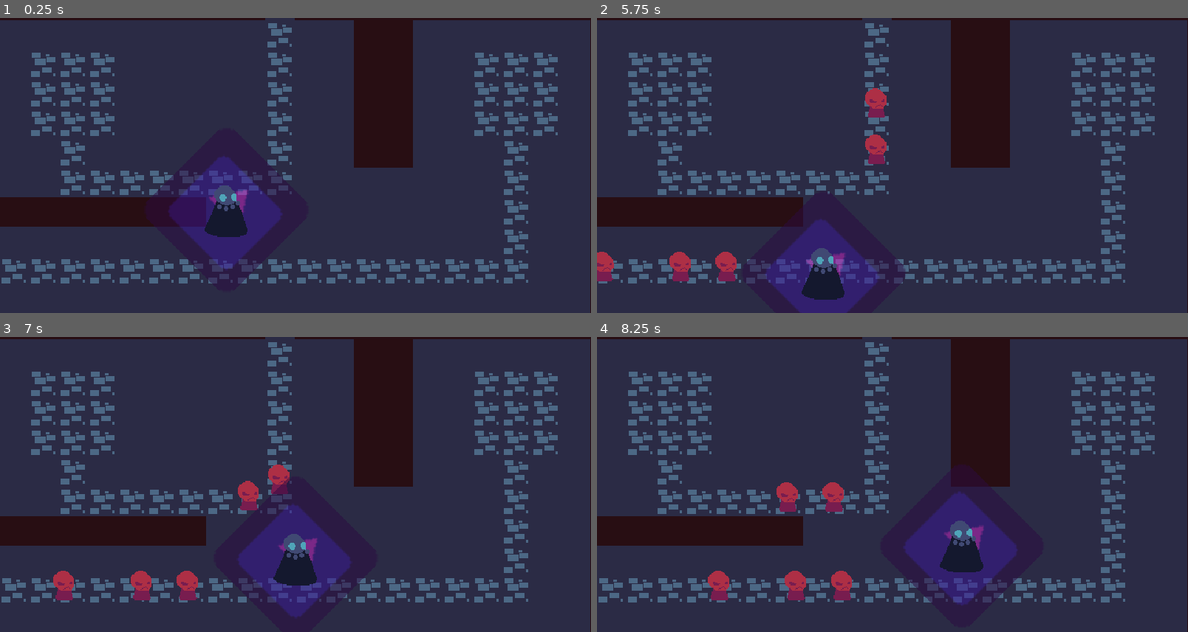
Above: before the commit, frames 1-4 (two rows, left to right).
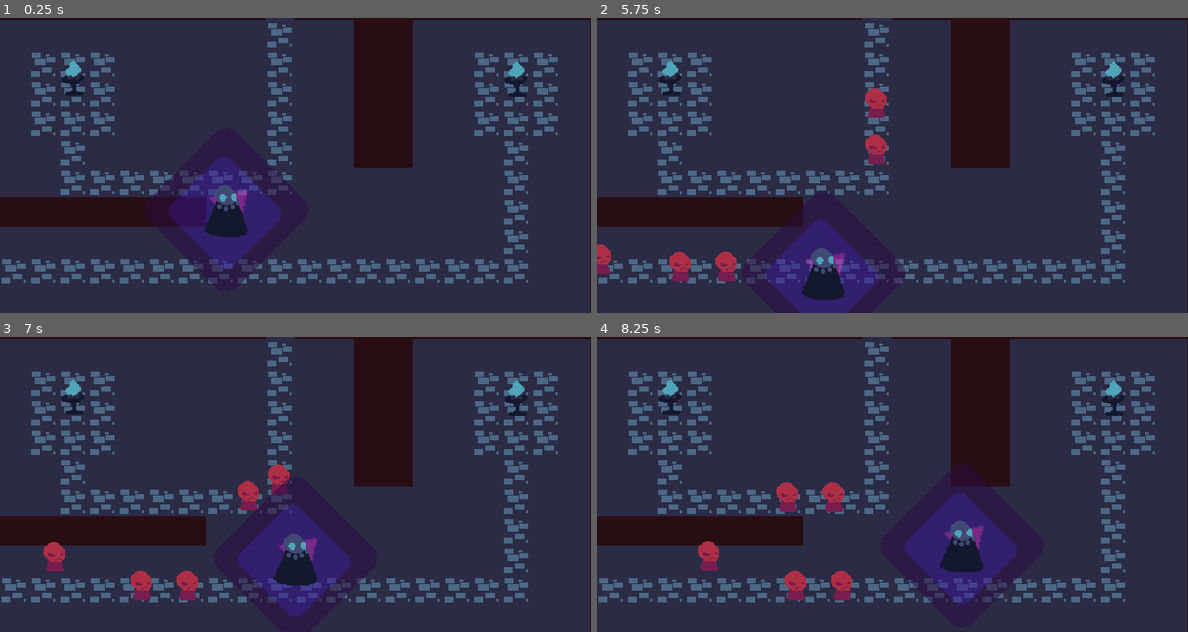
Above: after the commit, the same moments.

Repository: coderaurus/LD-50
Game: Godot game, scene res://scenes/Main.tscn
Same seed, same stepped clock (60 frames per second), same inputs: the game is played once before the commit and once after it. The engine's default icon, where the game draws it, is replaced by a stand-in: a white triangle on a blue panel in a dark square.
Inputs:
- Up to frame 1 (0.25 s): no input
- Up to frame 2 (5.75 s): tap Enter at 0.5 s; hold D (move_right) 0.53-1.28 s; hold S (move_down) 1.28-2.03 s; hold D (move_right) 2.03-2.78 s; hold W (move_up) 2.78-3.53 s; hold A (move_left) 3.53-5.03 s; hold S (move_down) from 5.03 s (still down)
- Up to frame 3 (7 s): release S (move_down) at 5.78 s; hold D (move_right) 5.78-6.53 s; hold W (move_up) from 6.53 s (still down)
- Up to frame 4 (8.25 s): release W (move_up) at 7.28 s; hold D (move_right) 7.28-8.03 s; hold S (move_down) from 8.03 s (still down)

The runs differ from the first frame. In frame 1, 0.2% of the frame differs, in the area x 10-89%, y 14-26%; in frame 2, 0.4%; in frame 3, 0.8%; in frame 4, 0.8%, in the area x 10-89%, y 14-90%.

Commit message:
Fix travelling distance of enemy (respawn). Add phylacteries back to map

Diff:
--- a/scenes/Main.tscn
+++ b/scenes/Main.tscn
@@ -1,7 +1,8 @@
-[gd_scene load_steps=8 format=2]
+[gd_scene load_steps=9 format=2]
 
 [ext_resource path="res://scenes/player/Player.tscn" type="PackedScene" id=1]
 [ext_resource path="res://fonts/baseFont.tres" type="DynamicFont" id=2]
+[ext_resource path="res://scenes/player/Phylactery.tscn" type="PackedScene" id=3]
 [ext_resource path="res://tiles/main_tiles.tres" type="TileSet" id=4]
 [ext_resource path="res://scripts/Map/Map.gd" type="Script" id=5]
 [ext_resource path="res://scenes/Main.gd" type="Script" id=6]
@@ -78,6 +79,12 @@
 
 [node name="Phylacteries" type="Node2D" parent="World"]
 
+[node name="Phylactery" parent="World/Phylacteries" instance=ExtResource( 3 )]
+position = Vector2( 81, 77 )
+
+[node name="Phylactery2" parent="World/Phylacteries" instance=ExtResource( 3 )]
+position = Vector2( 561, 78 )
+
 [node name="Corpses" type="Node2D" parent="World"]
 
 [node name="UI" type="CanvasLayer" parent="."]
--- a/scenes/player/Phylactery.tscn
+++ b/scenes/player/Phylactery.tscn
@@ -1,7 +1,6 @@
-[gd_scene load_steps=6 format=2]
+[gd_scene load_steps=5 format=2]
 
 [ext_resource path="res://scenes/Health.tscn" type="PackedScene" id=1]
-[ext_resource path="res://scenes/Health.gd" type="Script" id=2]
 [ext_resource path="res://gfx/phylactery.png" type="Texture" id=3]
 [ext_resource path="res://scripts/player/Phylactery.gd" type="Script" id=4]
 
@@ -21,10 +20,7 @@
 position = Vector2( -2, -26 )
 texture = ExtResource( 3 )
 
-[node name="Health" type="Node2D" parent="." instance=ExtResource( 1 )]
-script = ExtResource( 2 )
+[node name="Health" parent="." instance=ExtResource( 1 )]
 
 [connection signal="dead" from="." to="." method="_on_dead"]
 [connection signal="hit" from="." to="." method="_on_hit"]
-[connection signal="heal" from="Health" to="Health" method="_on_Health_heal"]
-[connection signal="hit" from="Health" to="Health" method="_on_Health_hit"]
--- a/scripts/enemies/Enemy.gd
+++ b/scripts/enemies/Enemy.gd
@@ -100,8 +100,9 @@
 		else:
 			on_path = false
 			_check_target()
+	var old_pos = global_position
 	velocity = move_and_slide(velocity)
-
+	distance_travelled += old_pos.distance_to(global_position)
 	var collider = $RayCast2D.get_collider()
 	if collider != null and !attacking:
 #		print("[%s] Attack %s " % [self.name, collider.name])
@@ -142,7 +143,7 @@
 
 func _on_stuck_check():
 	# Enemy stuck, respawn
-#	print("Travelled distance ", distance_travelled)
+	print("Travelled distance ", distance_travelled)
 #	print("  Attacking: %s | On path: %s" % [attacking, on_path])
 #	print("  Spawning back at %s" % respawn_point)
 	if distance_travelled <= 450:
